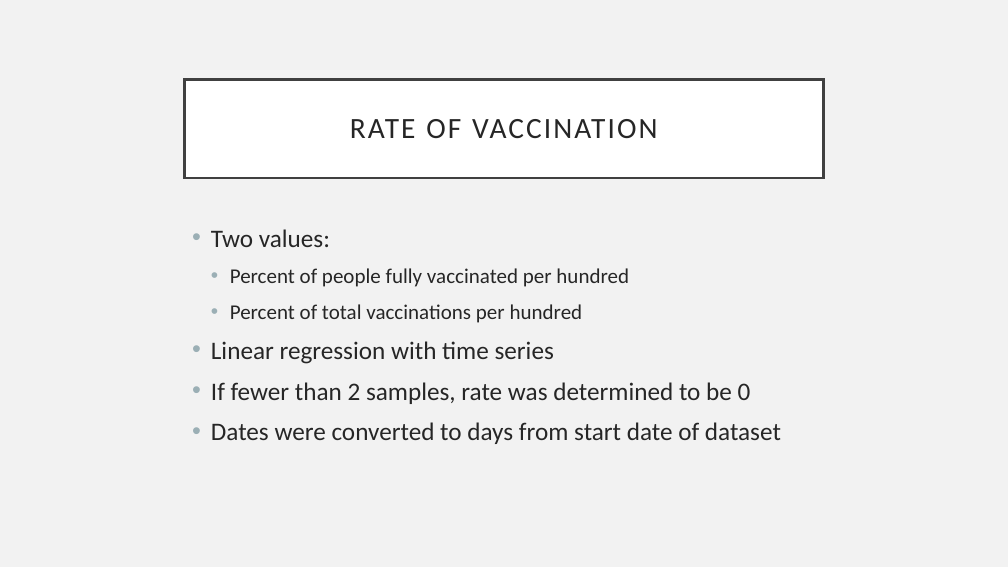
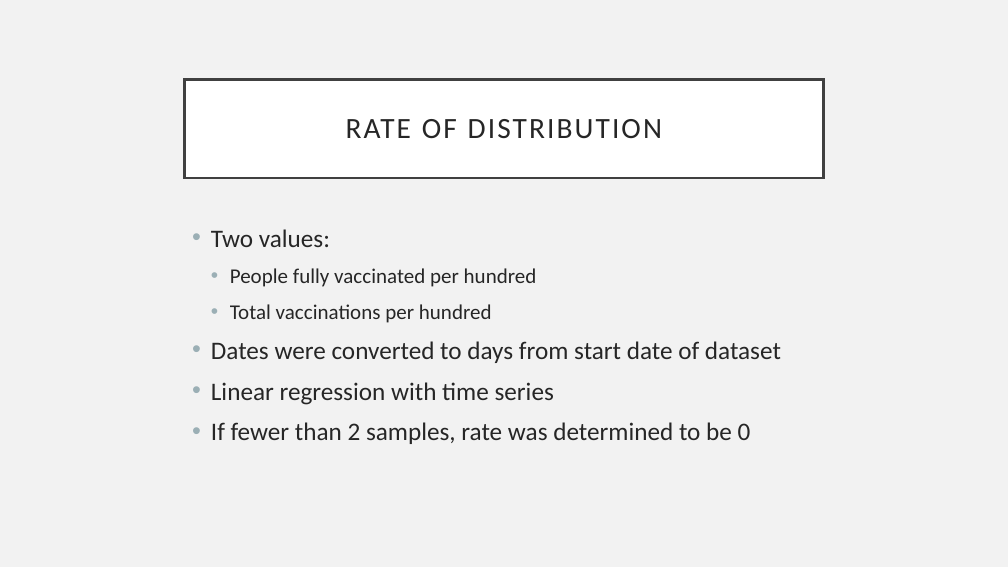
Before and after one commit to rebekahcallkacz/covid-vac-rollout, a slide deck: slide 7 of callari-kaczmarczyk_rollout_scores.pptx (slide 8 before the commit). Drawn at 1008x567 pixels with LibreOffice and Linux fonts; fonts in the diff are those of the drawing. Boxes give left, top, right and bottom in pixels: in the first picture for what was removed or moved away, otherwise in the second. Text is boxed around its words. In the diff, an @@ line names an element or a change of style, - is before the commit and + after.

Commit message:
more edits

```diff
--- a/callari-kaczmarczyk_rollout_scores.pptx
+++ b/callari-kaczmarczyk_rollout_scores.pptx
@@ title at (x1=346, y1=119, x2=662, y2=138): text changed @@
-RATE OF VACCINATION
+RATE OF DISTRIBUTION
@@ text at (x1=211, y1=268, x2=781, y2=363): text changed @@
-  • Percent of people fully vaccinated per hundred
-  • Percent of total vaccinations per hundred
+  • People fully vaccinated per hundred
+  • Total vaccinations per hundred
+• Dates were converted to days from start date of dataset
@@ text at (x1=211, y1=422, x2=781, y2=444): paragraph removed @@
-• Dates were converted to days from start date of dataset
```
Also in this commit, not shown: 1 other slide changed, 1 slide removed.
